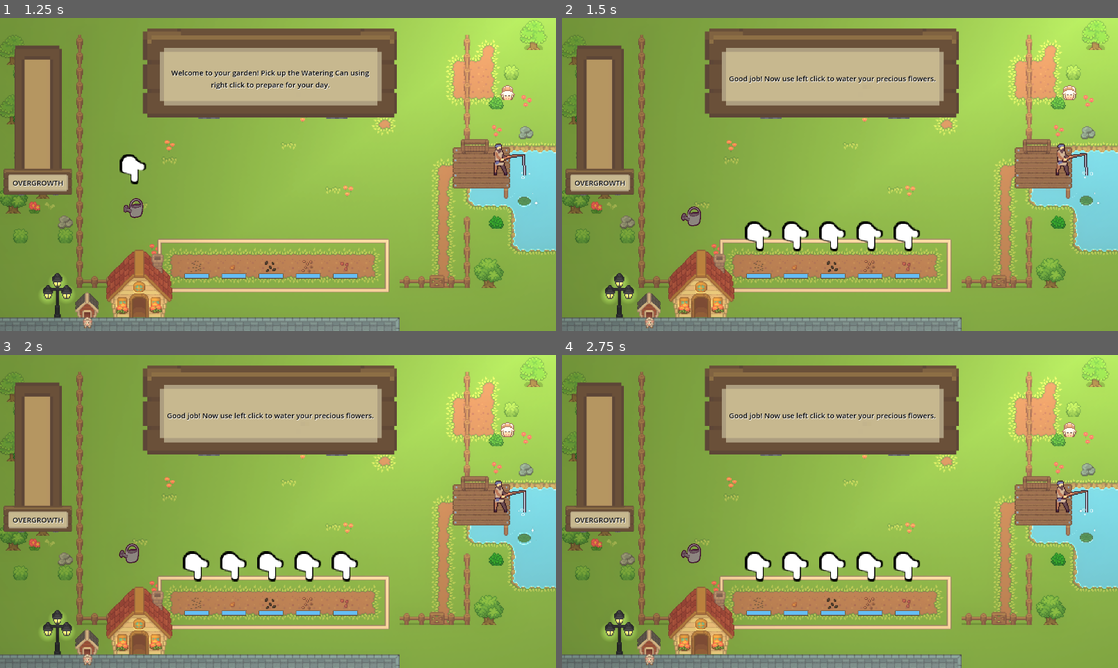
Above: before the commit, frames 1-4 (two rows, left to right).
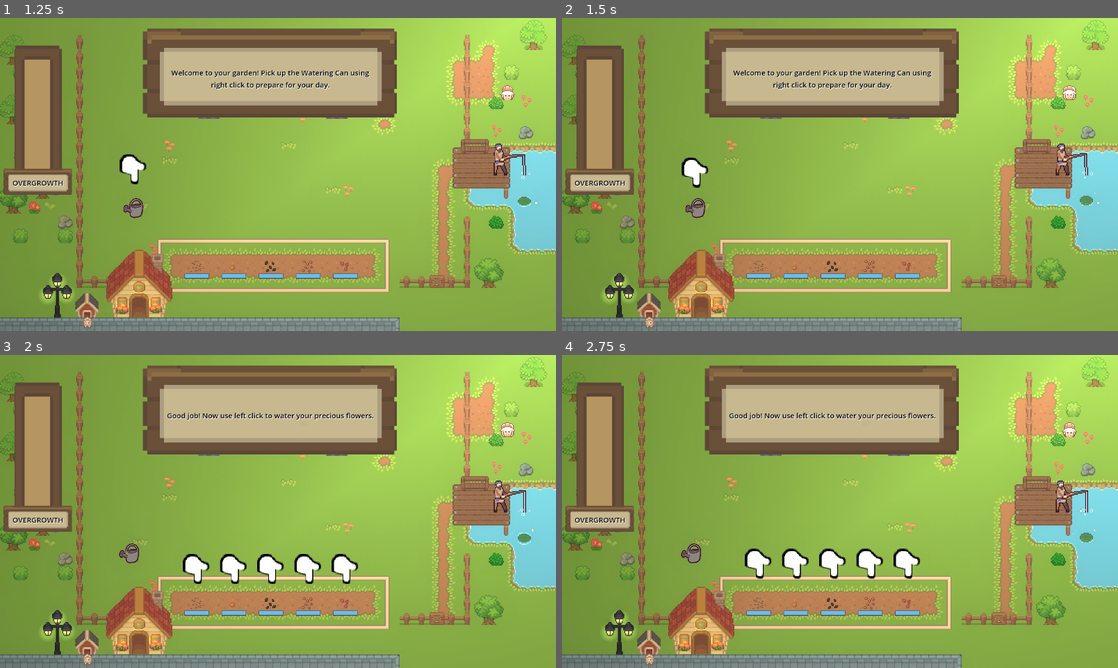
Above: after the commit, the same moments.

Repository: Piggward/GetOutOfMeGarden
Game: Godot game, scene res://scenes/main_scene_art.tscn
Two runs of this game, one before a commit and one after it. Both use one fixed random seed, a clock stepped at 60 frames per second and the inputs below. Sound files missing from this copy of the repository are replaced by a short silence.
Inputs (mouse positions are in pixels of both pictures, inside the frame that each line leads up to):
- Up to frame 1 (1.25 s): tap Enter at 0.5 s; move the mouse to (400, 158) at 0.52 s; hold Right mouse button (left_click, bound only after the commit) from 0.53 s (still down); click (400, 158) at 0.8 s
- Up to frame 2 (1.5 s): tap Enter at 1.25 s; move the mouse to (695, 208) at 1.27 s; release Right mouse button (left_click, bound only after the commit) at 1.28 s; click (695, 208) at 1.35 s
- Up to frame 3 (2 s): right-click (133, 545) at 1.55 s
- Up to frame 4 (2.75 s): tap Enter at 2 s; move the mouse to (895, 442) at 2.02 s; hold Right mouse button (left_click, bound only after the commit) from 2.03 s (still down); click (895, 442) at 2.3 s

Frame 1 is identical in both runs. In frame 2, 3.1% of the frame differs, in the area x 21-68%, y 16-75%; in frame 3, 0.9%; in frame 4, 0.9%.

Commit message:
switch controls

Diff:
--- a/project.godot
+++ b/project.godot
@@ -28,12 +28,12 @@
 
 left_click={
 "deadzone": 0.2,
-"events": [Object(InputEventMouseButton,"resource_local_to_s …(115 unchanged characters)… alse,"meta_pressed":false,"button_mask":1,"position":Vector2(496, 6),"global_position":Vector2(505, 54),"factor":1.0,"button_index":1,"canceled":false,"pressed":true,"double_click":false,"script":null)
+"events": [Object(InputEventMouseButton,"resource_local_to_s …(115 unchanged characters)… alse,"meta_pressed":false,"button_mask":2,"position":Vector2(275, 18),"global_position":Vector2(284, 66),"factor":1.0,"button_index":2,"canceled":false,"pressed":true,"double_click":false,"script":null)
 ]
 }
 right_click={
 "deadzone": 0.2,
-"events": [Object(InputEventMouseButton,"resource_local_to_s …(115 unchanged characters)… alse,"meta_pressed":false,"button_mask":2,"position":Vector2(489, 19),"global_position":Vector2(498, 67),"factor":1.0,"button_index":2,"canceled":false,"pressed":true,"double_click":false,"script":null)
+"events": [Object(InputEventMouseButton,"resource_local_to_s …(115 unchanged characters)… alse,"meta_pressed":false,"button_mask":1,"position":Vector2(192, 15),"global_position":Vector2(201, 63),"factor":1.0,"button_index":1,"canceled":false,"pressed":true,"double_click":false,"script":null)
 ]
 }
 
--- a/scenes/next_rect.gd
+++ b/scenes/next_rect.gd
@@ -7,7 +7,7 @@
 	player = get_tree().get_first_node_in_group("player")
 
 func _on_gui_input(event: InputEvent):
-	if event.is_action_pressed("left_click"):
+	if event.is_action_pressed("right_click"):
 		next_pressed.emit()
 	pass # Replace with function body.
 
